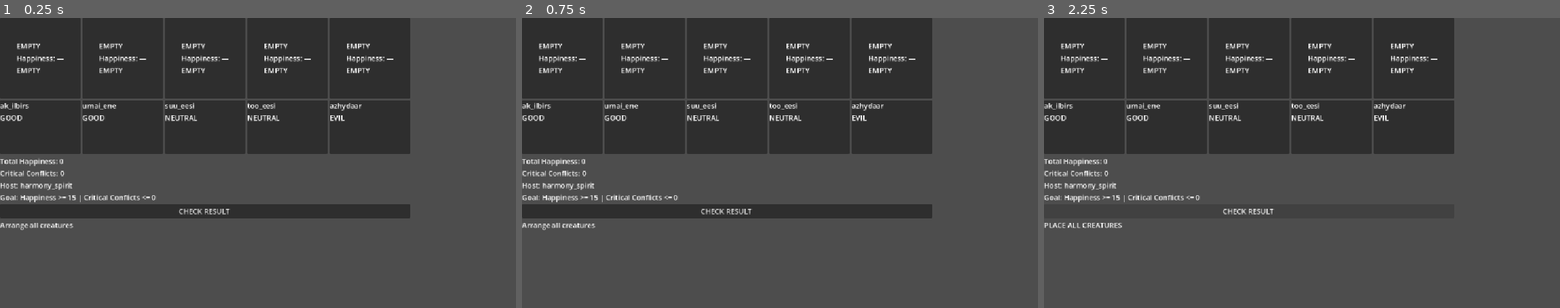
Above: before the commit, frames 1-3 (left to right).
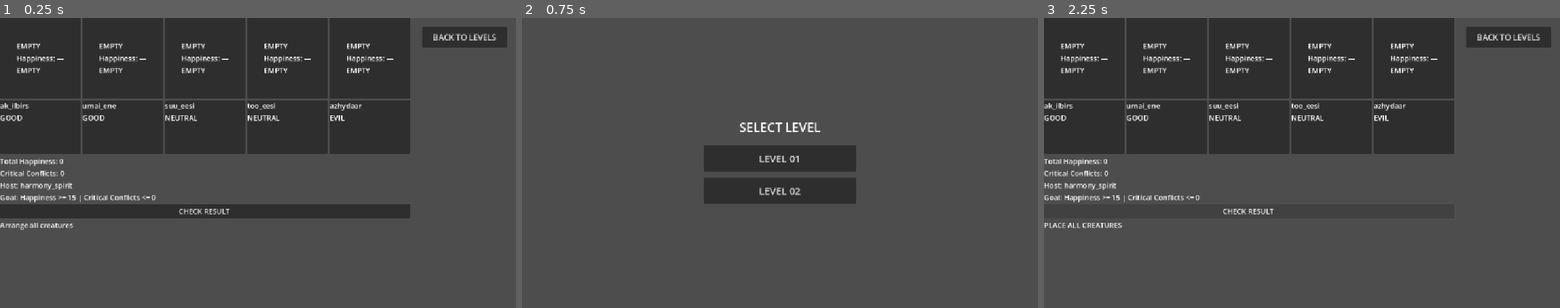
Above: after the commit, the same moments.

Repository: Malike-create/mythology-seating-game
Game: Godot game, scene res://scenes/gameplay/gameplay.tscn
Two runs of this game, one before a commit and one after it. Both use one fixed random seed, a clock stepped at 60 frames per second and the inputs below. The project has no main scene, so this scene is started directly.
Inputs (mouse positions are in pixels of both pictures, inside the frame that each line leads up to):
- Up to frame 1 (0.25 s): no input
- Up to frame 2 (0.75 s): click (986, 38) at 0.5 s, where only the run after the commit has a clickable "BACK TO LEVELS"
- Up to frame 3 (2.25 s): click (1302, 192) at 1.25 s, where only the run after the commit has a clickable "LEVEL 02"; click "CHECK RESULT" at 2 s

The runs differ from the first frame. In frame 1, 1.1% of the frame differs, in the area x 81-99%, y 3-11%; in frame 2, 43%, in the area x 0-80%, y 0-74%; in frame 3, 1.1%.

Commit message:
Add level selection and gameplay navigation

Diff:
--- a/project.godot
+++ b/project.godot
@@ -14,6 +14,10 @@
 config/features=PackedStringArray("4.7", "GL Compatibility")
 config/icon="res://icon.svg"
 
+[autoload]
+
+GameSession="*uid://dukefrmpcj63m"
+
 [display]
 
 window/stretch/mode="canvas_items"
--- a/scenes/gameplay/gameplay.tscn
+++ b/scenes/gameplay/gameplay.tscn
@@ -6,6 +6,7 @@
 [ext_resource type="Script" uid="uid://b4oyxfttcfksl" path="res://scripts/gameplay/level_scene_builder.gd" id="4_elju3"]
 [ext_resource type="PackedScene" uid="uid://eisikle2f4oi" path="res://scenes/gameplay/seat_slot.tscn" id="5_lb4ud"]
 [ext_resource type="PackedScene" uid="uid://y5m1amrh3lx0" path="res://scenes/gameplay/creature_card.tscn" id="6_bhb63"]
+[ext_resource type="Script" uid="uid://672vt1mfvgjv" path="res://scripts/ui/back_to_levels_button.gd" id="7_gh441"]
 
 [node name="Gameplay" type="Control" unique_id=965140855]
 layout_mode = 3
@@ -76,3 +77,9 @@
 creature_card_scene = ExtResource("6_bhb63")
 seats_container = NodePath("../MainColumn/SeatsContainer")
 cards_container = NodePath("../MainColumn/CardsContainer")
+
+[node name="BackToLevelsButton" type="Button" parent="." unique_id=1095964669]
+layout_mode = 0
+offset_right = 8.0
+offset_bottom = 8.0
+script = ExtResource("7_gh441")
--- /dev/null
+++ b/scenes/level_select/level_select.tscn
@@ -0,0 +1,40 @@
+[gd_scene format=3 uid="uid://fg0ywls81t21"]
+
+[ext_resource type="Script" uid="uid://bgx7ha3t2hnrp" path="res://scripts/ui/level_select_controller.gd" id="1_t5gxd"]
+
+[node name="LevelSelect" type="Control" unique_id=544864946]
+layout_mode = 3
+anchors_preset = 15
+anchor_right = 1.0
+anchor_bottom = 1.0
+grow_horizontal = 2
+grow_vertical = 2
+script = ExtResource("1_t5gxd")
+
+[node name="CenterContainer" type="CenterContainer" parent="." unique_id=290847604]
+layout_mode = 1
+anchors_preset = 15
+anchor_right = 1.0
+anchor_bottom = 1.0
+grow_horizontal = 2
+grow_vertical = 2
+
+[node name="VBoxContainer" type="VBoxContainer" parent="CenterContainer" unique_id=1321920289]
+custom_minimum_size = Vector2(340, 210)
+layout_mode = 2
+
+[node name="TitleLabel" type="Label" parent="CenterContainer/VBoxContainer" unique_id=1442465904]
+custom_minimum_size = Vector2(340, 52)
+layout_mode = 2
+text = "SELECT LEVEL "
+horizontal_alignment = 1
+
+[node name="Level01Button" type="Button" parent="CenterContainer/VBoxContainer" unique_id=1019544205]
+custom_minimum_size = Vector2(340, 58)
+layout_mode = 2
+text = "LEVEL 01"
+
+[node name="Level02Button" type="Button" parent="CenterContainer/VBoxContainer" unique_id=1577384922]
+custom_minimum_size = Vector2(340, 58)
+layout_mode = 2
+text = "LEVEL 02"
--- /dev/null
+++ b/scripts/core/game_session.gd
@@ -0,0 +1,31 @@
+extends Node
+
+
+## Уровень, который игрок выбрал
+## на экране выбора уровней.
+var selected_level: LevelData = null
+
+
+func _ready() -> void:
+	print("GAME SESSION READY")
+
+
+## Запоминает выбранный уровень.
+func select_level(level: LevelData) -> void:
+	selected_level = level
+
+	if selected_level == null:
+		print("Selected level cleared.")
+		return
+
+	print("Selected level: ", selected_level.id)
+
+
+## Очищает выбранный уровень.
+func clear_selected_level() -> void:
+	selected_level = null
+
+
+## Проверяет, выбран ли сейчас уровень.
+func has_selected_level() -> bool:
+	return selected_level != null
--- a/scripts/gameplay/gameplay_controller.gd
+++ b/scripts/gameplay/gameplay_controller.gd
@@ -32,6 +32,19 @@
 
 
 func _ready() -> void:
+	if GameSession.has_selected_level():
+		level_data = GameSession.selected_level
+
+		print(
+			"Gameplay received selected level: ",
+			level_data.id
+		)
+
+	elif level_data != null:
+		print(
+			"Gameplay uses Inspector level: ",
+			level_data.id
+		)
 	_happiness_calculator = HappinessCalculator.new()
 	_objective_evaluator = HostObjectiveEvaluator.new()
 
--- /dev/null
+++ b/scripts/ui/back_to_levels_button.gd
@@ -0,0 +1,111 @@
+extends Button
+
+
+const LEVEL_SELECT_SCENE_PATH: String = (
+	"res://scenes/level_select/level_select.tscn"
+)
+
+
+func _ready() -> void:
+	_configure_button()
+	_connect_button()
+
+	if not get_viewport().size_changed.is_connected(
+		_update_button_position
+	):
+		get_viewport().size_changed.connect(
+			_update_button_position
+		)
+
+	call_deferred("_update_button_position")
+
+	print("BACK TO LEVELS BUTTON READY")
+
+
+func _configure_button() -> void:
+	text = "BACK TO LEVELS"
+
+	visible = true
+	disabled = false
+
+	mouse_filter = Control.MOUSE_FILTER_STOP
+	focus_mode = Control.FOCUS_ALL
+
+	custom_minimum_size = Vector2(
+		190.0,
+		46.0
+	)
+
+	custom_maximum_size = Vector2(
+		-1.0,
+		-1.0
+	)
+
+	add_theme_font_size_override(
+		"font_size",
+		18
+	)
+
+	## Показываем кнопку поверх основного интерфейса.
+	z_index = 100
+
+
+func _connect_button() -> void:
+	if not pressed.is_connected(
+		_on_back_to_levels_pressed
+	):
+		pressed.connect(
+			_on_back_to_levels_pressed
+		)
+
+	print(
+		"Back button signal connected: ",
+		pressed.is_connected(
+			_on_back_to_levels_pressed
+		)
+	)
+
+
+func _update_button_position() -> void:
+	var viewport_size: Vector2 = (
+		get_viewport_rect().size
+	)
+
+	var button_left: float = maxf(
+		20.0,
+		viewport_size.x - 210.0
+	)
+
+	## Используем обычные якоря,
+	## чтобы позиция не перезаписывалась.
+	anchor_left = 0.0
+	anchor_top = 0.0
+	anchor_right = 0.0
+	anchor_bottom = 0.0
+
+	## Кнопка находится в правом верхнем углу.
+	offset_left = button_left
+	offset_top = 20.0
+	offset_right = button_left + 190.0
+	offset_bottom = 66.0
+
+	print(
+		"Back button position updated: ",
+		position
+	)
+
+
+func _on_back_to_levels_pressed() -> void:
+	print("BACK TO LEVELS BUTTON PRESSED")
+
+	GameSession.clear_selected_level()
+
+	var error: Error = get_tree().change_scene_to_file(
+		LEVEL_SELECT_SCENE_PATH
+	)
+
+	if error != OK:
+		push_error(
+			"BackToLevelsButton: failed to open level select. Error: "
+			+ str(error)
+		)
--- /dev/null
+++ b/scripts/ui/level_select_controller.gd
@@ -0,0 +1,261 @@
+extends Control
+
+
+const GAMEPLAY_SCENE_PATH: String = (
+	"res://scenes/gameplay/gameplay.tscn"
+)
+
+const LEVEL_01: LevelData = preload(
+	"res://data/levels/level_01.tres"
+)
+
+const LEVEL_02: LevelData = preload(
+	"res://data/levels/level_02.tres"
+)
+
+
+@onready var center_container: CenterContainer = (
+	$CenterContainer
+)
+
+@onready var vbox_container: VBoxContainer = (
+	$CenterContainer/VBoxContainer
+)
+
+@onready var title_label: Label = (
+	$CenterContainer/VBoxContainer/TitleLabel
+)
+
+@onready var level_01_button: Button = (
+	$CenterContainer/VBoxContainer/Level01Button
+)
+
+@onready var level_02_button: Button = (
+	$CenterContainer/VBoxContainer/Level02Button
+)
+
+
+func _ready() -> void:
+	_configure_interface()
+	_connect_buttons()
+
+	if not get_viewport().size_changed.is_connected(
+		_apply_layout
+	):
+		get_viewport().size_changed.connect(
+			_apply_layout
+		)
+
+	call_deferred("_apply_layout")
+
+	print("LEVEL SELECT READY")
+	print("Level 01 signal connected: ",
+		level_01_button.pressed.is_connected(
+			_on_level_01_pressed
+		)
+	)
+	print("Level 02 signal connected: ",
+		level_02_button.pressed.is_connected(
+			_on_level_02_pressed
+		)
+	)
+
+
+func _configure_interface() -> void:
+	## Показываем все узлы.
+	visible = true
+	center_container.visible = true
+	vbox_container.visible = true
+	title_label.visible = true
+	level_01_button.visible = true
+	level_02_button.visible = true
+
+	## Убираем ограничение максимального размера.
+	custom_maximum_size = Vector2(-1.0, -1.0)
+	center_container.custom_maximum_size = Vector2(-1.0, -1.0)
+	vbox_container.custom_maximum_size = Vector2(-1.0, -1.0)
+	title_label.custom_maximum_size = Vector2(-1.0, -1.0)
+	level_01_button.custom_maximum_size = Vector2(-1.0, -1.0)
+	level_02_button.custom_maximum_size = Vector2(-1.0, -1.0)
+
+	## Устанавливаем тексты.
+	title_label.text = "SELECT LEVEL"
+	level_01_button.text = "LEVEL 01"
+	level_02_button.text = "LEVEL 02"
+
+	## Заголовок не должен перехватывать мышь.
+	title_label.mouse_filter = (
+		Control.MOUSE_FILTER_IGNORE
+	)
+
+	## Контейнеры пропускают события к кнопкам.
+	center_container.mouse_filter = (
+		Control.MOUSE_FILTER_PASS
+	)
+
+	vbox_container.mouse_filter = (
+		Control.MOUSE_FILTER_PASS
+	)
+
+	## Кнопки принимают события мыши.
+	level_01_button.mouse_filter = (
+		Control.MOUSE_FILTER_STOP
+	)
+
+	level_02_button.mouse_filter = (
+		Control.MOUSE_FILTER_STOP
+	)
+
+	## Убеждаемся, что кнопки активны.
+	level_01_button.disabled = false
+	level_02_button.disabled = false
+
+	## Разрешаем управление с клавиатуры.
+	level_01_button.focus_mode = (
+		Control.FOCUS_ALL
+	)
+
+	level_02_button.focus_mode = (
+		Control.FOCUS_ALL
+	)
+
+	## Заголовок.
+	title_label.horizontal_alignment = (
+		HORIZONTAL_ALIGNMENT_CENTER
+	)
+
+	title_label.vertical_alignment = (
+		VERTICAL_ALIGNMENT_CENTER
+	)
+
+	title_label.custom_minimum_size = Vector2(
+		340.0,
+		52.0
+	)
+
+	title_label.add_theme_font_size_override(
+		"font_size",
+		28
+	)
+
+	## Первая кнопка.
+	level_01_button.custom_minimum_size = Vector2(
+		340.0,
+		58.0
+	)
+
+	level_01_button.add_theme_font_size_override(
+		"font_size",
+		22
+	)
+
+	## Вторая кнопка.
+	level_02_button.custom_minimum_size = Vector2(
+		340.0,
+		58.0
+	)
+
+	level_02_button.add_theme_font_size_override(
+		"font_size",
+		22
+	)
+
+	## Расстояние между элементами.
+	vbox_container.custom_minimum_size = Vector2(
+		340.0,
+		210.0
+	)
+
+	vbox_container.add_theme_constant_override(
+		"separation",
+		14
+	)
+
+
+func _connect_buttons() -> void:
+	if not level_01_button.pressed.is_connected(
+		_on_level_01_pressed
+	):
+		level_01_button.pressed.connect(
+			_on_level_01_pressed
+		)
+
+	if not level_02_button.pressed.is_connected(
+		_on_level_02_pressed
+	):
+		level_02_button.pressed.connect(
+			_on_level_02_pressed
+		)
+
+
+func _apply_layout() -> void:
+	var viewport_size: Vector2 = (
+		get_viewport_rect().size
+	)
+
+	## Размер корневого LevelSelect.
+	anchor_left = 0.0
+	anchor_top = 0.0
+	anchor_right = 0.0
+	anchor_bottom = 0.0
+
+	offset_left = 0.0
+	offset_top = 0.0
+	offset_right = viewport_size.x
+	offset_bottom = viewport_size.y
+
+	## CenterContainer занимает всё окно.
+	center_container.anchor_left = 0.0
+	center_container.anchor_top = 0.0
+	center_container.anchor_right = 0.0
+	center_container.anchor_bottom = 0.0
+
+	center_container.offset_left = 0.0
+	center_container.offset_top = 0.0
+	center_container.offset_right = viewport_size.x
+	center_container.offset_bottom = viewport_size.y
+
+	center_container.queue_sort()
+	vbox_container.queue_sort()
+
+	print(
+		"Level select arranged: ",
+		viewport_size
+	)
+
+
+func _on_level_01_pressed() -> void:
+	print("LEVEL 01 BUTTON PRESSED")
+	_start_level(LEVEL_01)
+
+
+func _on_level_02_pressed() -> void:
+	print("LEVEL 02 BUTTON PRESSED")
+	_start_level(LEVEL_02)
+
+
+func _start_level(level: LevelData) -> void:
+	if level == null:
+		push_error(
+			"LevelSelect: selected level is null."
+		)
+		return
+
+	print("Starting level: ", level.id)
+
+	GameSession.select_level(level)
+
+	print(
+		"Opening scene: ",
+		GAMEPLAY_SCENE_PATH
+	)
+
+	var error: Error = get_tree().change_scene_to_file(
+		GAMEPLAY_SCENE_PATH
+	)
+
+	if error != OK:
+		push_error(
+			"LevelSelect: failed to open gameplay scene. Error: "
+			+ str(error)
+		)
Not shown, added: scripts/core/game_session.gd.uid
Not shown, added: scripts/ui/back_to_levels_button.gd.uid
Not shown, added: scripts/ui/level_select_controller.gd.uid
